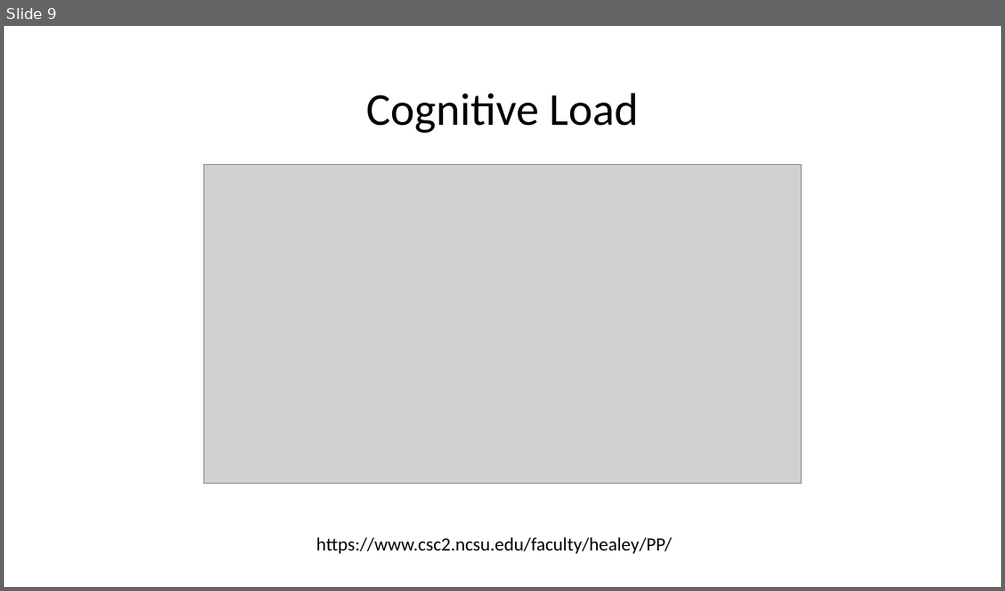
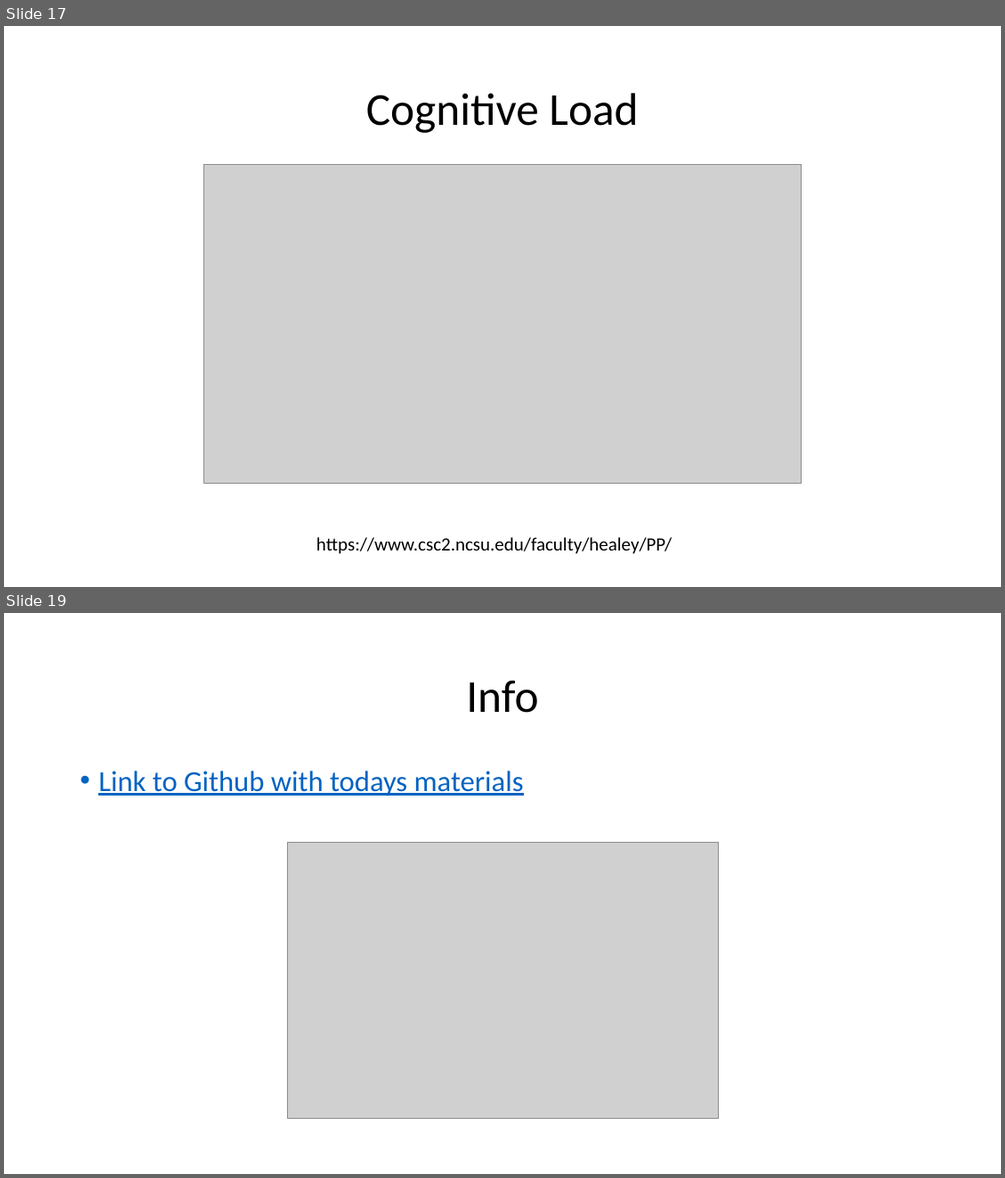
Before and after one commit to bdh5029/Rprojects, a slide deck: VisualizingR.pptx. Shown one above the other, each under a label of ours: slide 9 before the commit, slides 17 and 19 after it; the slides between them are not shown. The pictures are 1005x591 and 1005x1178 pixels, drawn with LibreOffice and Linux fonts; fonts in the diff are those of the drawing; grey boxes stand for pictures. Boxes give left, top, right and bottom in pixels: in the first picture for what was removed or moved away, otherwise in the second. Text is boxed around its words. In the diff, an @@ line names an element or a change of style, - is before the commit and + after.

```diff
--- a/VisualizingR.pptx
+++ b/VisualizingR.pptx
@@ slide 19 added at box(4, 613, 1001, 1174), background #FFFFFF @@
@@ title added at box(466, 681, 538, 713), 44 pt, text #000000 @@
+Info
@@ text added at box(98, 771, 524, 796), 28 pt, text #0563C1, underline @@
+• Link to Github with todays materials
@@ picture added at box(287, 843, 718, 1119) @@
@@ what was slide 9 is now slide 17 @@
```
Also in this commit, not shown: 2 slides changed, 10 other slides added, 10 slides removed.
